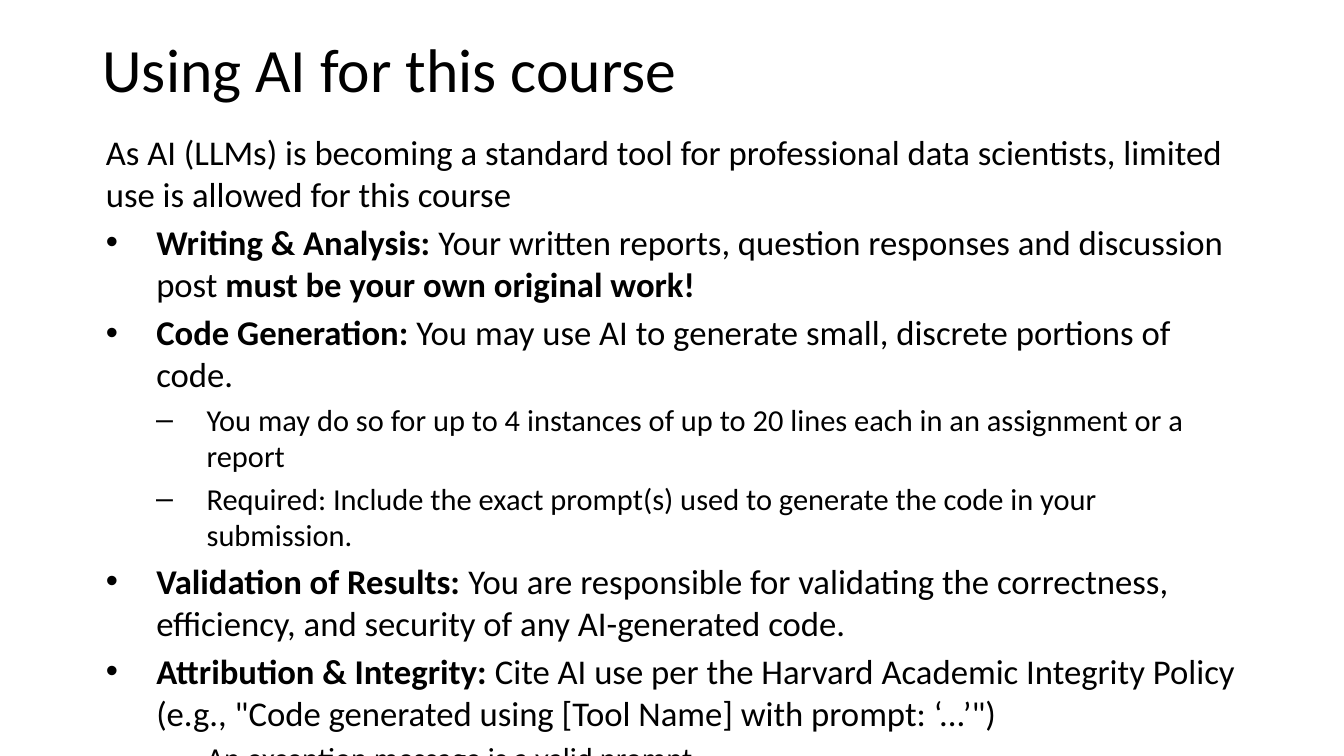
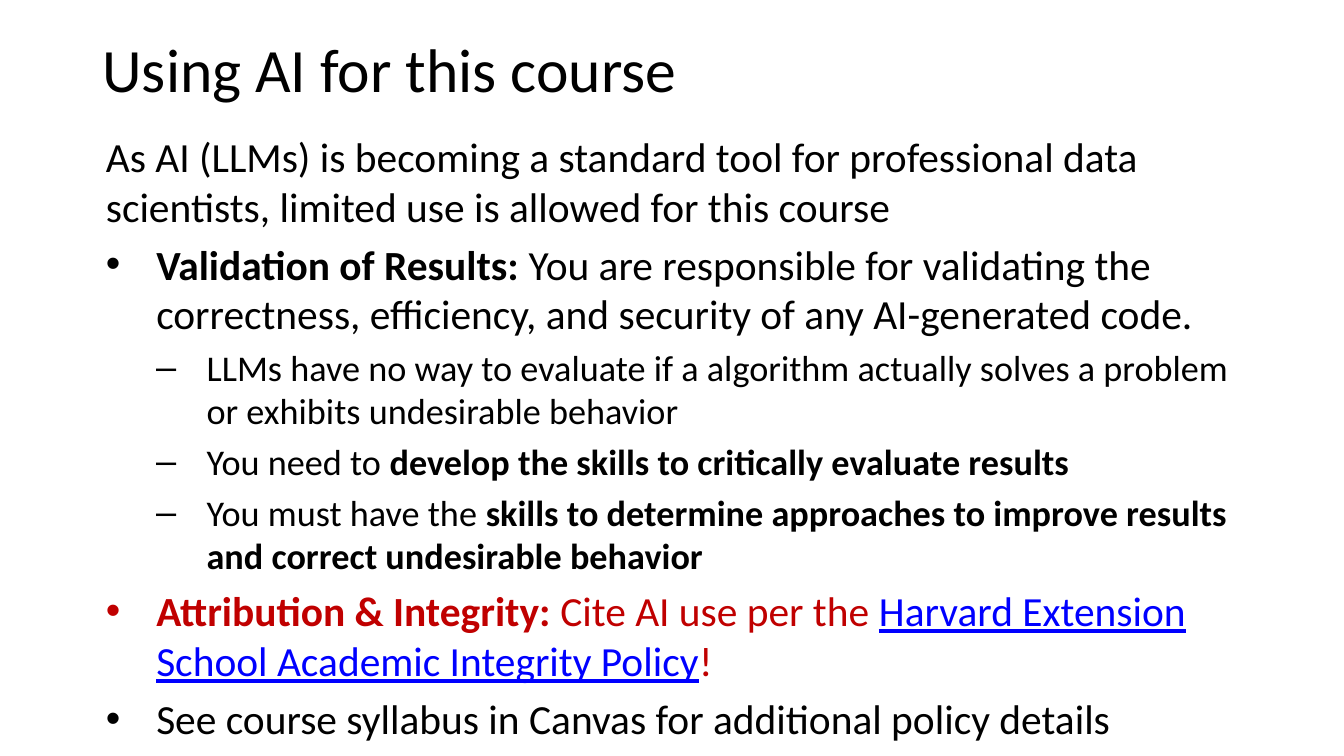
Before and after one commit to StephenElston/CSCI-E-83, a slide deck: slide 24 of LectureSlides/01_PreceptionForScientificVisualization.pptx (slide 22 before the commit). Drawn at 1344x756 pixels with LibreOffice and Linux fonts; fonts in the diff are those of the drawing. Boxes give left, top, right and bottom in pixels: in the first picture for what was removed or moved away, otherwise in the second. Text is boxed around its words. In the diff, an @@ line names an element or a change of style, - is before the commit and + after.

```diff
--- a/LectureSlides/01_PreceptionForScientificVisualization.pptx
+++ b/LectureSlides/01_PreceptionForScientificVisualization.pptx
@@ text at [106,142,1193,336]: size 18.6 to 22.2 pt in "As AI (LLMs) is becoming a standard ...", "Validation of Results: You are responsible for ..." @@
@@ text at [156,230,1223,547]: paragraphs removed @@
-• Writing & Analysis: Your written reports, question responses and discussion post must be your own original work!
-• Code Generation: You may use AI to generate small, discrete portions of code.
-  – You may do so for up to 4 instances of up to 20 lines each in an assignment or a report
-  – Required: Include the exact prompt(s) used to generate the code in your submission.
@@ text at [156,356,1227,741]: text changed; size 18.6 to 19.4 pt @@
-• Attribution & Integrity: Cite AI use per the Harvard Academic Integrity Policy (e.g., "Code generated using [Tool Name] with prompt: ‘...’")
-  – An exception message is a valid prompt
-• See course syllabus in Canvas for additional details
+  – LLMs have no way to evaluate if a algorithm actually solves a problem or exhibits undesirable behavior
+  – You need to develop the skills to critically evaluate results
+  – You must have the skills to determine approaches to improve results and correct undesirable behavior
+• Attribution & Integrity: Cite AI use per the Harvard Extension School Academic Integrity Policy!
+• See course syllabus in Canvas for additional policy details
```
Also in this commit, not shown: 6 other slides changed, 2 slides added, 1 other file.
